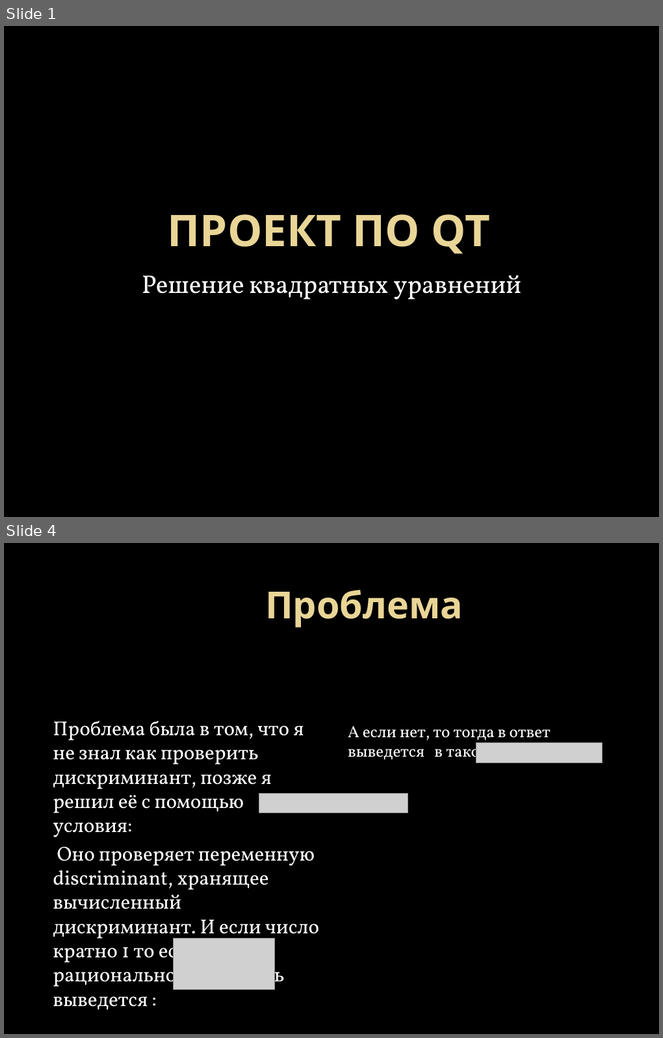
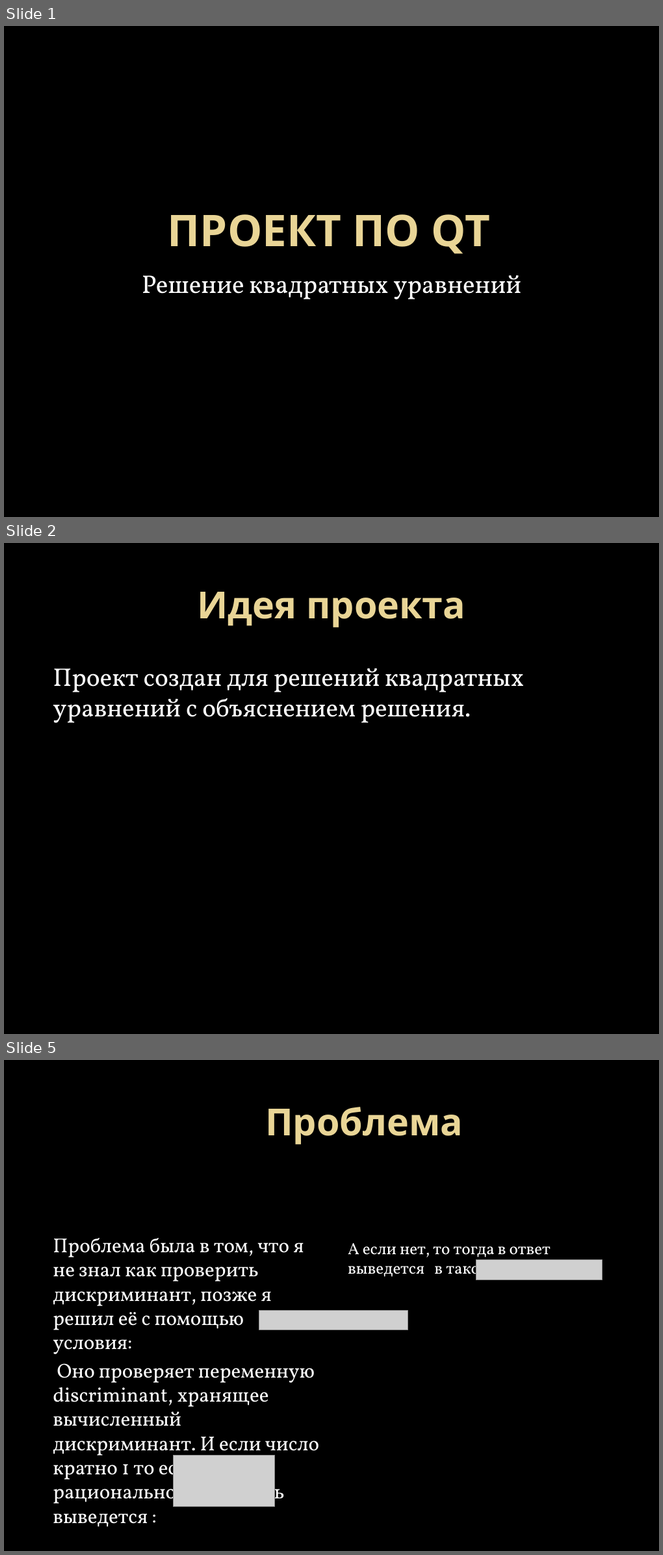
Before and after one commit to Misantrhope/Solutio-aequationem-quadraticam, a slide deck: Текст,презентация/Презентация.pptx. Shown one above the other, each under a label of ours: slides 1 and 4 before the commit, slides 1, 2 and 5 after it; the slides between them are not shown. The pictures are 663x1038 and 663x1555 pixels, drawn with LibreOffice and Linux fonts; fonts in the diff are those of the drawing; grey boxes stand for pictures; background and template pictures are left out. Boxes give left, top, right and bottom in pixels: in the first picture for what was removed or moved away, otherwise in the second. Text is boxed around its words. In the diff, an @@ line names an element or a change of style, - is before the commit and + after.

```diff
--- a/Текст,презентация/Презентация.pptx
+++ b/Текст,презентация/Презентация.pptx
@@ slide 2 added at (4,543,659,1034), background picture (left out) @@
@@ title added at (197,592,466,627), 41 pt, text gradient #EAD696 to #E7D081, bold @@
+Идея проекта
@@ text added at (53,668,524,723), 28 pt, text #FFFFFF @@
+Проект создан для решений квадратных уравнений с объяснением решения.
@@ what was slide 4 is now slide 5 @@
```
Also in this commit, not shown: 3 other slides added, 2 slides removed, 3 other files.
